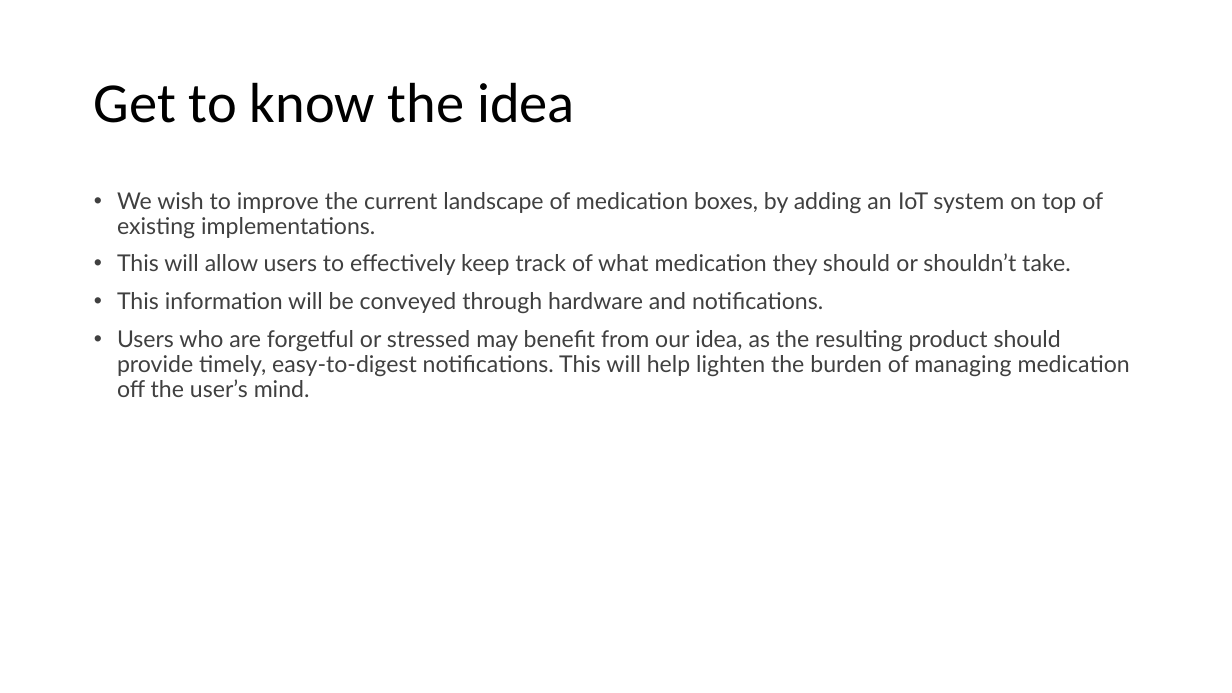
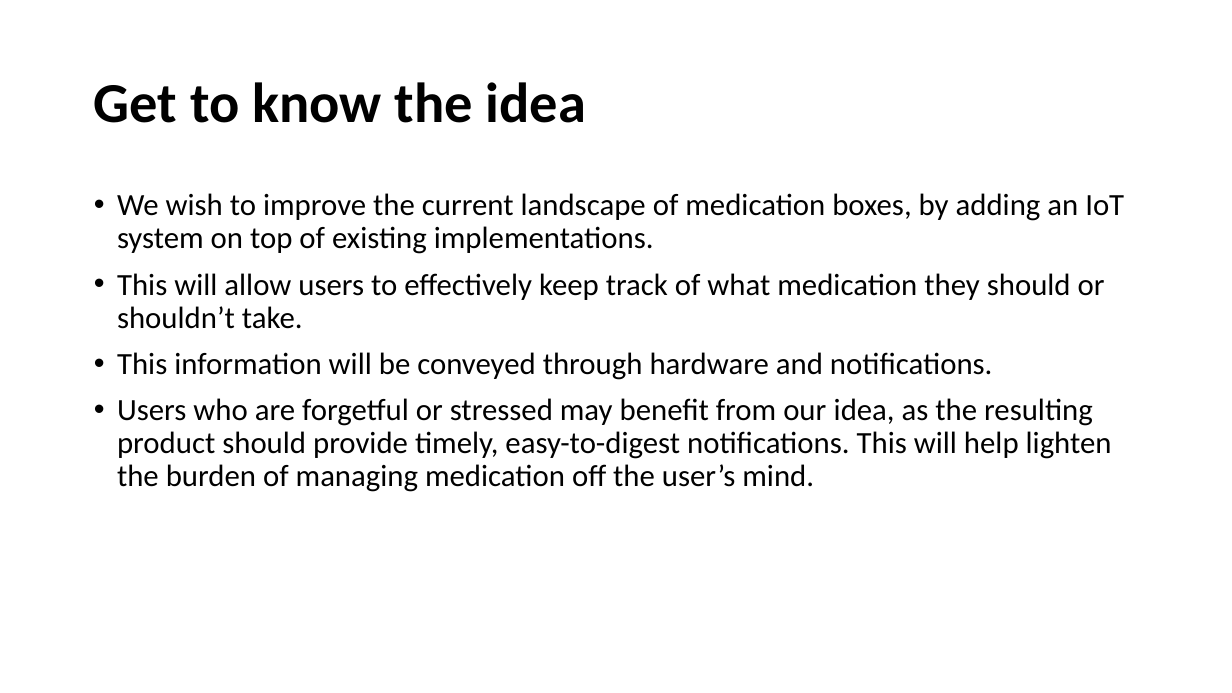
Before and after one commit to cianashby1337/IOT_CA1_Documentation, a slide deck: slide 3 of Screencast_PowerPoint.pptx. Drawn at 1232x693 pixels with LibreOffice and Linux fonts; fonts in the diff are those of the drawing. Boxes give left, top, right and bottom in pixels: in the first picture for what was removed or moved away, otherwise in the second. Text is boxed around its words. In the diff, an @@ line names an element or a change of style, - is before the commit and + after.

Commit message:
Adjust fonts in main powerpoint file
- Headings are 44 bold
- Body is 24
- The user testing metric slide could not go higher than 18 in the grid

```diff
--- a/Screencast_PowerPoint.pptx
+++ b/Screencast_PowerPoint.pptx
@@ title "Get to know the idea" at [94,82,586,123]: bold on @@
@@ text "We wish to improve the ..." at [117,193,1124,492]: size 18 to 24 pt, font Lato to Calibri, text colour #404040 to #000000 @@
```
Also in this commit, not shown: 24 other slides changed.
